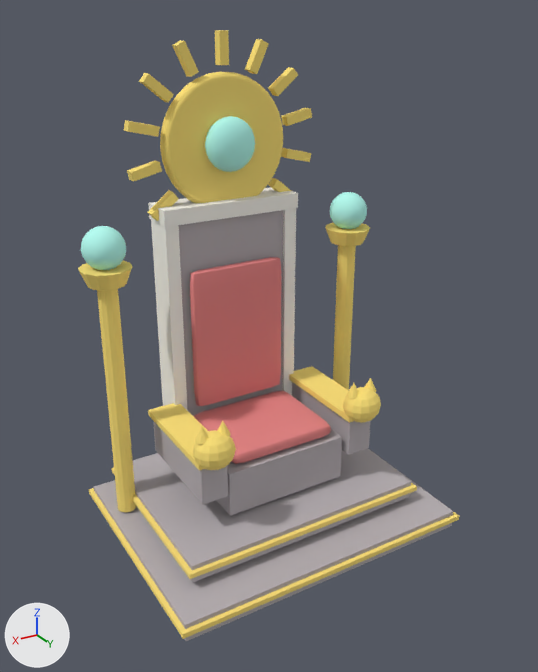
A saved change to the OBJ model assets/meshes/SandThrone.obj.
One viewpoint serves both versions: a 50 mm lens placed at (10.56, 17.61, 15.28), pointed at (0.18, 0.31, 6.63). Arrows for +X, +Y and +Z are at lower left; the lights stay in place. The older version comes first. Where no turn or scale is listed for an object, it has been applied to the vertices. Vertices at exactly the same position are counted once.

The first picture shows 'Cushion', 'Glow', 'Gold', 'Paint', 'Stone'.
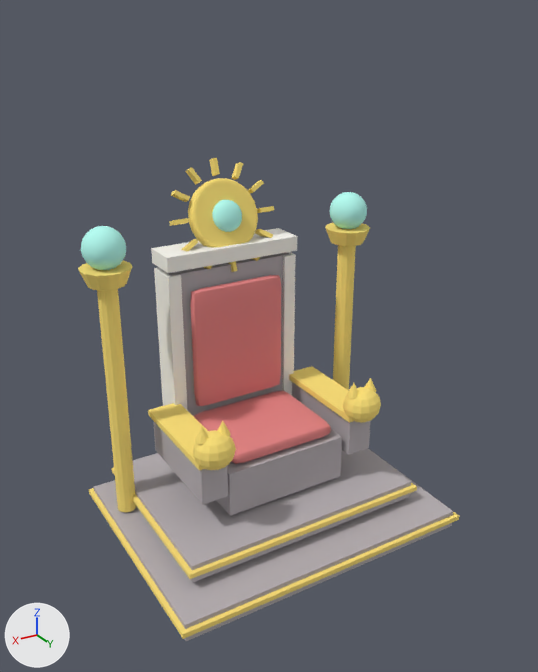
Where the change shows, as pixel boxes (x1, y1, x2, y2) in the pictures (538 x 672 px; the box of a moved part takes in the faces that stretch with it):
'Stone', reshaped (10% shorter): before (94, 210, 453, 641); after (94, 252, 453, 641)
'Gold', reshaped (21% shorter): before (78, 30, 459, 639); after (78, 158, 459, 639)
'Cushion', reshaped (9% shorter): before (190, 257, 331, 464); after (190, 275, 331, 464)
'Paint', reshaped (18% shorter): before (148, 187, 298, 411); after (151, 228, 298, 411)
'Glow', reshaped (49% shorter): before (81, 116, 367, 270); after (81, 192, 367, 270)
part 1 of me_cushion, moved or reshaped: before (190, 257, 281, 304); after (190, 275, 281, 304)
part 2 of me_glow, moved or reshaped: before (205, 116, 255, 172); after (212, 200, 242, 232)
part 3 of me_gold, deleted: before (124, 30, 312, 221)
part 4 of me_gold, moved or reshaped: before (160, 39, 283, 203); after (169, 158, 274, 272)
part 5 of me_paint, moved or reshaped: before (148, 187, 298, 227); after (151, 228, 298, 273)
part 6 of me_paint, moved or reshaped: before (282, 208, 296, 396); after (282, 252, 296, 396)
part 7 of me_paint, moved or reshaped: before (151, 220, 188, 411); after (154, 267, 188, 411)
part 8 of me_stone, moved or reshaped: before (178, 210, 283, 416); after (160, 252, 290, 416)

What changed in the scene script:
```text
Change me_cushion:
    used by ob_cushion; location = (0.0, 0.0, 0.0)
    remove me_cushion.from_pydata(...)  # 436 vertices, 864 faces; spans x -1.8..1.8, y -2.15..1.0, z 2.95..8.2
    add me_cushion.from_pydata(...)  # 436 vertices, 864 faces; spans x -1.8..1.8, y -2.15..1.0, z 2.95..7.6
    me_cushion part 1: the loose piece of 218 vertices spanning x -1.6..1.6, y -2.15..-1.75, z 3.6..8.2 is scaled about its middle by (1, 1, 0.868), then moved by (0.0, 0.0, -0.3)
Change me_glow:
    used by ob_glow; location = (0.0, 0.0, 0.0)
    remove me_glow.from_pydata(...)  # 486 vertices, 960 faces; spans x -4.82..4.82, y -2.68..-1.28, z 8.73..12.6
    add me_glow.from_pydata(...)  # 486 vertices, 960 faces; spans x -4.82..4.82, y -2.83..-1.28, z 8.73..10.07
    me_glow part 2: the loose piece of 162 vertices spanning x -0.8..0.8, y -2.68..-1.72, z 11.0..12.6 is turned 20 degrees about the x axis through its middle and scaled by 0.625, then moved by (0.0, -0.3, -2.2)
Change me_gold:
    used by ob_gold; location = (0.0, 0.0, 0.0)
    remove me_gold.from_pydata(...)  # 818 vertices, 1520 faces; spans x -4.95..4.95, y -3.77..3.77, z 0.35..14.9
    add me_gold.from_pydata(...)  # 722 vertices, 1336 faces; spans x -4.95..4.95, y -3.77..3.77, z 0.35..11.26
    me_gold part 3: 11 loose pieces with 88 vertices, spanning x -3.05..3.05, y -2.76..-2.44, z 8.7..14.9, are deleted
    me_gold part 4: 234 vertices moved from x -2.0..2.0, y -2.85..-2.35, z 9.8..14.53 to x -1.15..1.27, y -3.42..-2.18, z 8.43..11.07; 112 vertices removed from x -1.59..1.87, y -2.85..-2.35, z 8.95..14.65; 104 vertices added at x -1.77..1.77, y -3.49..-2.01, z 7.84..11.26
Change me_paint:
    used by ob_paint; location = (0.0, 0.0, 0.0)
    before: 9 (-2.26, -2.07, 9.81) at pixel (296, 203), 11 (-1.84, -2.07, 9.81) at pixel (285, 204), 14 (-2.26, -3.13, 9.81), 15 (-1.84, -3.13, 9.81)
    before: 17 (1.84, -2.07, 9.81) at pixel (178, 219), 19 (2.26, -2.07, 9.81) at pixel (165, 221), 22 (1.84, -3.13, 9.81), 23 (2.26, -3.13, 9.81) at pixel (150, 214)
    remove me_paint.from_pydata(...)  # 24 vertices, 36 faces; spans x -2.29..2.29, y -3.19..-2.01, z 1.49..10.14
    add me_paint.from_pydata(...)  # 24 vertices, 36 faces; spans x -2.29..2.29, y -3.19..-2.01, z 1.49..8.74
    me_paint part 5: the loose piece of 8 vertices spanning x -2.29..2.29, y -3.19..-2.01, z 9.66..10.14 is moved by (0.0, 0.0, -1.4)
    me_paint part 6
    add for i in [9, 11, 14, 15]: me_paint.vertices[i].co += Vector((0.0, 0.0, -1.7))
    me_paint part 7
    add for i in [17, 19, 22, 23]: me_paint.vertices[i].co += Vector((0.0, 0.0, -1.7))
Change me_stone:
    used by ob_stone; location = (0.0, 0.0, 0.0)
    before: 25 (-2.12, -2.18, 9.82), 27 (2.12, -2.18, 9.82), 30 (-2.12, -3.02, 9.82), 31 (2.12, -3.02, 9.82)
    remove me_stone.from_pydata(...)  # 48 vertices, 72 faces; spans x -4.74..4.74, y -3.64..3.64, z 0.06..9.82
    add me_stone.from_pydata(...)  # 48 vertices, 72 faces; spans x -4.74..4.74, y -3.64..3.64, z 0.06..8.12
    me_stone part 8
    add for i in [25, 27, 30, 31]: me_stone.vertices[i].co += Vector((0.0, 0.0, -1.7))
```
